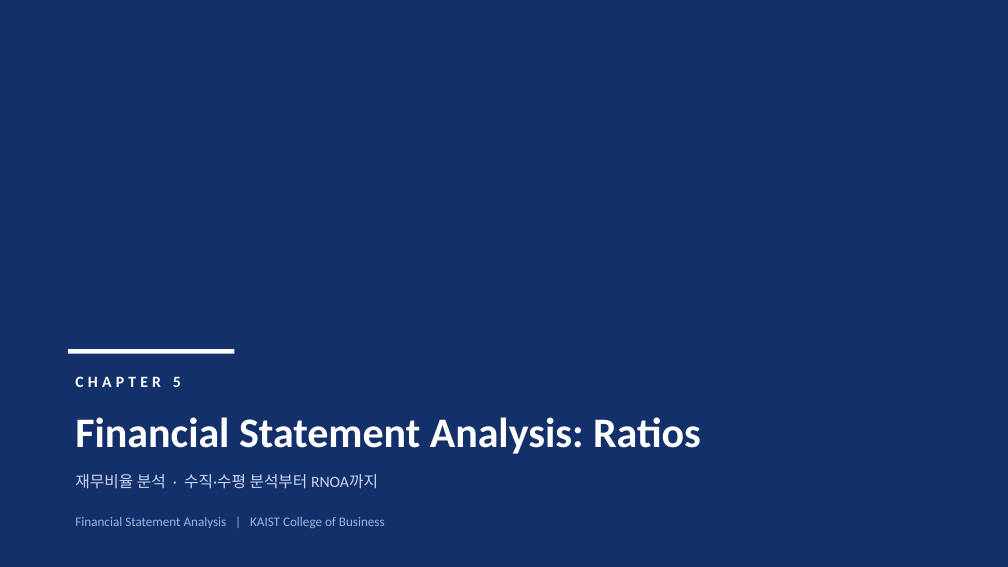
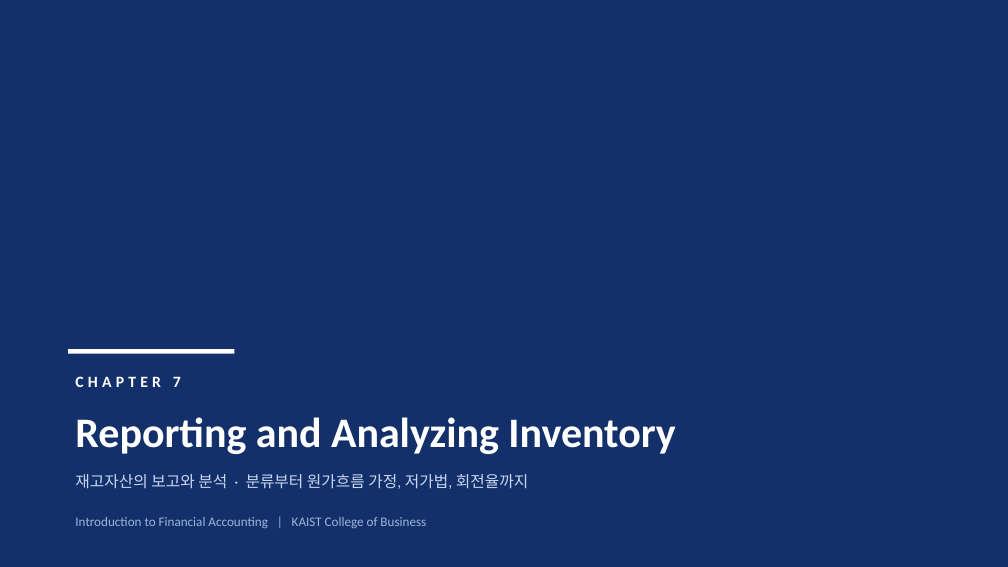
Before and after one commit to keejae/financial-accounting, a slide deck: slide 1 of files/week3/korean/Wk3_L9_slides.pptx. Drawn at 1008x567 pixels with LibreOffice and Linux fonts; fonts in the diff are those of the drawing; background and template pictures are left out. Boxes give left, top, right and bottom in pixels: in the first picture for what was removed or moved away, otherwise in the second. Text is boxed around its words. In the diff, an @@ line names an element or a change of style, - is before the commit and + after.

```diff
--- a/files/week3/korean/Wk3_L9_slides.pptx
+++ b/files/week3/korean/Wk3_L9_slides.pptx
@@ text at box(75, 376, 181, 387): text changed @@
-CHAPTER 5
+CHAPTER 7
@@ text at box(75, 417, 675, 454): text changed @@
-Financial Statement Analysis: Ratios
+Reporting and Analyzing Inventory
@@ text at box(75, 474, 528, 489): text changed @@
-재무비율 분석 · 수직·수평 분석부터 RNOA까지
+재고자산의 보고와 분석 · 분류부터 원가흐름 가정, 저가법, 회전율까지
@@ text at box(75, 517, 426, 528): text changed @@
-Financial Statement Analysis | KAIST College of Business
+Introduction to Financial Accounting | KAIST College of Business
```
Also in this commit, not shown: 35 slides added, 48 slides removed, 49 other files.
